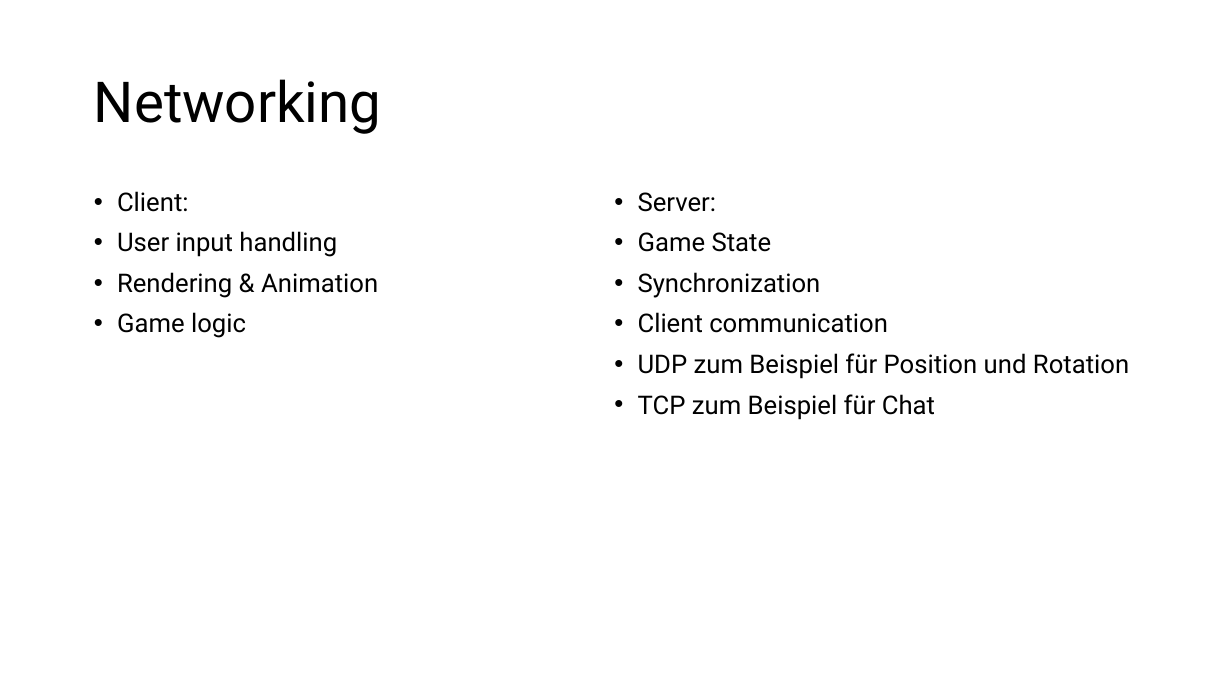
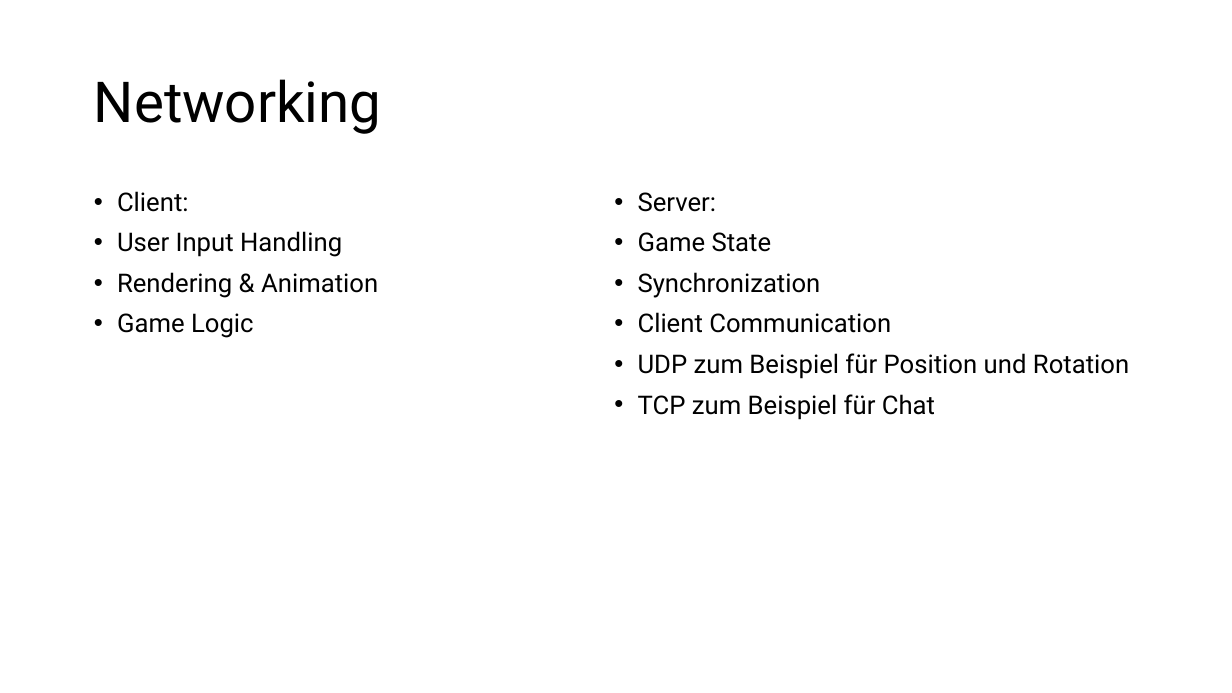
Before and after one commit to verifizieren/iGOAT, a slide deck: slide 5 of Presentation/Gruppe10(Präsentation1).pptx. Drawn at 1232x693 pixels with LibreOffice and Linux fonts; fonts in the diff are those of the drawing. Boxes give left, top, right and bottom in pixels: in the first picture for what was removed or moved away, otherwise in the second. Text is boxed around its words. In the diff, an @@ line names an element or a change of style, - is before the commit and + after.

```diff
--- a/Presentation/Gruppe10(Präsentation1).pptx
+++ b/Presentation/Gruppe10(Präsentation1).pptx
@@ text at (x1=117, y1=231, x2=342, y2=257): text changed @@
-• User input handling
+• User Input Handling
@@ text at (x1=117, y1=313, x2=254, y2=338): text changed @@
-• Game logic
+• Game Logic
@@ text at (x1=638, y1=312, x2=891, y2=333): text changed @@
-• Client communication
+• Client Communication
```
Also in this commit, not shown: 3 other slides changed.
